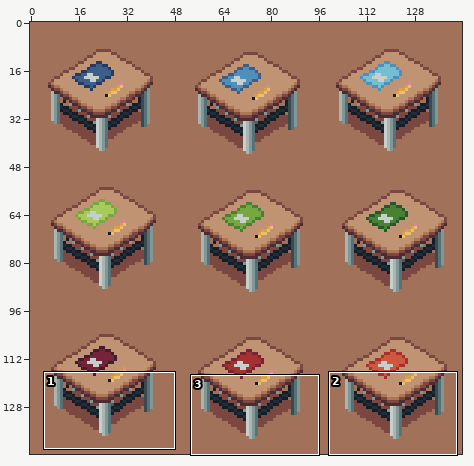
Pixel-art file: src/graphics/desk/desk.aseprite. Above, an overview of the earlier version with the close-up marked.
Close-up. Before the edit:
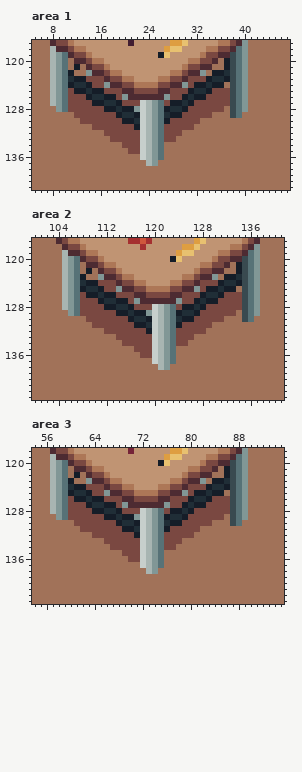
144x144 pixels, 1 frame. Colours within 5 levels of each other are drawn and written as one. Shown: area 1: x 5..47, y 117..141; area 2: x 100..141, y 117..143; area 3: x 54..95, y 118..143. The commit also changed other parts of the picture, which this record leaves out.
After:
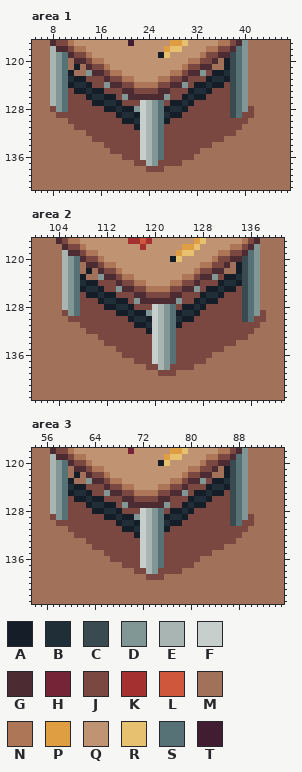
Palette (. is transparent): A #151d28  B #202e37  C #394a50  D #819796  E #a8b5b2  F #c7cfcc  G #4d2b32  H #752438  J #7a4841  K #a53030  L #cf573c  M #a17259  N #ad7757  P #de9e41  Q #c09473  R #e8c170  S #577277  T #411d31
The edit:
--- area 1, layer "B1/Shadow"
@@ x 32..39 @@
 121 JGGMMACS
-122 GDMAABCS
+122 GDJAABCS
 123 JJABBACS
-124 AABAAMCS
+124 AABAAJCS
 125 BBAJJJCS
@@ x 5..47 @@
 127 MMMEDSJJJJAABBAJJJFEDSJAABAJJJJJJCSDMMMMMMM
-128 MMMMDSJJJJJJAABAADFEDSABBAJJJJJJMCSDMMMMMMM
-129 MMMMMMMJJJJJJJABBAFEDSBAAJJJJJMMMCSMMMMMMMM
-130 MMMMMMMMJJJJJJJAABFEDSAJJJJJMMMMMMMMMMMMMMM
-131 MMMMMMMMMMJJJJJJJAFEDSJJJJJMMMMMMMMMMMMMMMM
-132 MMMMMMMMMMMMJJJJJJFEDSJJJMMMMMMMMMMMMMMMMMM
-133 MMMMMMMMMMMMMJJJJJFEDSJJMMMMMMMMMMMMMMMMMMM
-134 MMMMMMMMMMMMMMMJJJFEDSMMMMMMMMMMMMMMMMMMMMM
-135 MMMMMMMMMMMMMMMMJJFEDSMMMMMMMMMMMMMMMMMMMMM
-136 MMMMMMMMMMMMMMMMMMFEDSMMMMMMMMMMMMMMMMMMMMM
-137 MMMMMMMMMMMMMMMMMMMEDMMMMMMMMMMMMMMMMMMMMMM
-138 MMMMMMMMMMMMMMMMMMMMMMMMMMMMMMMMMMMMMMMMMMM
+128 MMMJDSJJJJJJAABAADFEDSABBAJJJJJJJCSDJMMMMMM
+129 MMMMJJJJJJJJJJABBAFEDSBAAJJJJJJJJCSJJMMMMMM
+130 MMMMMMJJJJJJJJJAABFEDSAJJJJJJJJJJJJJMMMMMMM
+131 MMMMMMMJJJJJJJJJJAFEDSJJJJJJJJJJJJJMMMMMMMM
+132 MMMMMMMMMJJJJJJJJJFEDSJJJJJJJJJJJJMMMMMMMMM
+133 MMMMMMMMMMJJJJJJJJFEDSJJJJJJJJJJMMMMMMMMMMM
+134 MMMMMMMMMMMMJJJJJJFEDSJJJJJJJJMMMMMMMMMMMMM
+135 MMMMMMMMMMMMMJJJJJFEDSJJJJJJMMMMMMMMMMMMMMM
+136 MMMMMMMMMMMMMMMJJJFEDSJJJJJMMMMMMMMMMMMMMMM
+137 MMMMMMMMMMMMMMMMMJJEDJJJJMMMMMMMMMMMMMMMMMM
+138 MMMMMMMMMMMMMMMMMMMJJJMMMMMMMMMMMMMMMMMMMMM
 139 MMMMMMMMMMMMMMMMMMMMMMMMMMMMMMMMMMMMMMMMMMM
--- area 2, layer "B3/Shadow"
@@ x 129..136 @@
 122 JGGMMACS
-123 GDMAABCS
+123 GDJAABCS
 124 JJABBACS
-125 AABAAMCS
+125 AABAAJCS
 126 BBAJJJCS
@@ x 100..141 @@
 128 MMMMMEDSJJJJAABBAJJJFEDSJAABAJJJJJJCSDMMMM
-129 MMMMMMDSJJJJJJAABAADFEDSABBAJJJJJJMCSDMMMM
-130 MMMMMMMMMJJJJJJJABBAFEDSBAAJJJJJMMMCSMMMMM
-131 MMMMMMMMMMJJJJJJJAABFEDSAJJJJJMMMMMMMMMMMM
-132 MMMMMMMMMMMMJJJJJJJAFEDSJJJJJMMMMMMMMMMMMM
-133 MMMMMMMMMMMMMMJJJJJJFEDSJJJMMMMMMMMMMMMMMM
-134 MMMMMMMMMMMMMMMJJJJJFEDSJJMMMMMMMMMMMMMMMM
-135 MMMMMMMMMMMMMMMMMJJJFEDSMMMMMMMMMMMMMMMMMM
-136 MMMMMMMMMMMMMMMMMMJJFEDSMMMMMMMMMMMMMMMMMM
-137 MMMMMMMMMMMMMMMMMMMMFEDSMMMMMMMMMMMMMMMMMM
-138 MMMMMMMMMMMMMMMMMMMMMEDMMMMMMMMMMMMMMMMMMM
-139 MMMMMMMMMMMMMMMMMMMMMMMMMMMMMMMMMMMMMMMMMM
+129 MMMMMJDSJJJJJJAABAADFEDSABBAJJJJJJJCSDJMMM
+130 MMMMMMJJJJJJJJJJABBAFEDSBAAJJJJJJJJCSJJMMM
+131 MMMMMMMMJJJJJJJJJAABFEDSAJJJJJJJJJJJJJMMMM
+132 MMMMMMMMMJJJJJJJJJJAFEDSJJJJJJJJJJJJJMMMMM
+133 MMMMMMMMMMMJJJJJJJJJFEDSJJJJJJJJJJJJMMMMMM
+134 MMMMMMMMMMMMJJJJJJJJFEDSJJJJJJJJJJMMMMMMMM
+135 MMMMMMMMMMMMMMJJJJJJFEDSJJJJJJJJMMMMMMMMMM
+136 MMMMMMMMMMMMMMMJJJJJFEDSJJJJJJMMMMMMMMMMMM
+137 MMMMMMMMMMMMMMMMMJJJFEDSJJJJJMMMMMMMMMMMMM
+138 MMMMMMMMMMMMMMMMMMMJJEDJJJJMMMMMMMMMMMMMMM
+139 MMMMMMMMMMMMMMMMMMMMMJJJMMMMMMMMMMMMMMMMMM
 140 MMMMMMMMMMMMMMMMMMMMMMMMMMMMMMMMMMMMMMMMMM
--- area 3, layer "B2/Shadow"
@@ x 81..88 @@
 122 JGGMMACS
-123 GDMAABCS
+123 GDJAABCS
 124 JJABBACS
-125 AABAAMCS
+125 AABAAJCS
 126 BBAJJJCS
@@ x 54..95 @@
 128 MMMEDSJJJJAABBAJJJFEDSJAABAJJJJJJCSDMMMMMM
-129 MMMMDSJJJJJJAABAADFEDSABBAJJJJJJMCSDMMMMMM
-130 MMMMMMMJJJJJJJABBAFEDSBAAJJJJJMMMCSMMMMMMM
-131 MMMMMMMMJJJJJJJAABFEDSAJJJJJMMMMMMMMMMMMMM
-132 MMMMMMMMMMJJJJJJJAFEDSJJJJJMMMMMMMMMMMMMMM
-133 MMMMMMMMMMMMJJJJJJFEDSJJJMMMMMMMMMMMMMMMMM
-134 MMMMMMMMMMMMMJJJJJFEDSJJMMMMMMMMMMMMMMMMMM
-135 MMMMMMMMMMMMMMMJJJFEDSMMMMMMMMMMMMMMMMMMMM
-136 MMMMMMMMMMMMMMMMJJFEDSMMMMMMMMMMMMMMMMMMMM
-137 MMMMMMMMMMMMMMMMMMFEDSMMMMMMMMMMMMMMMMMMMM
-138 MMMMMMMMMMMMMMMMMMMEDMMMMMMMMMMMMMMMMMMMMM
-139 MMMMMMMMMMMMMMMMMMMMMMMMMMMMMMMMMMMMMMMMMM
+129 MMMJDSJJJJJJAABAADFEDSABBAJJJJJJJCSDJMMMMM
+130 MMMMJJJJJJJJJJABBAFEDSBAAJJJJJJJJCSJJMMMMM
+131 MMMMMMJJJJJJJJJAABFEDSAJJJJJJJJJJJJJMMMMMM
+132 MMMMMMMJJJJJJJJJJAFEDSJJJJJJJJJJJJJMMMMMMM
+133 MMMMMMMMMJJJJJJJJJFEDSJJJJJJJJJJJJMMMMMMMM
+134 MMMMMMMMMMJJJJJJJJFEDSJJJJJJJJJJMMMMMMMMMM
+135 MMMMMMMMMMMMJJJJJJFEDSJJJJJJJJMMMMMMMMMMMM
+136 MMMMMMMMMMMMMJJJJJFEDSJJJJJJMMMMMMMMMMMMMM
+137 MMMMMMMMMMMMMMMJJJFEDSJJJJJMMMMMMMMMMMMMMM
+138 MMMMMMMMMMMMMMMMMJJEDJJJJMMMMMMMMMMMMMMMMM
+139 MMMMMMMMMMMMMMMMMMMJJJMMMMMMMMMMMMMMMMMMMM
 140 MMMMMMMMMMMMMMMMMMMMMMMMMMMMMMMMMMMMMMMMMM
